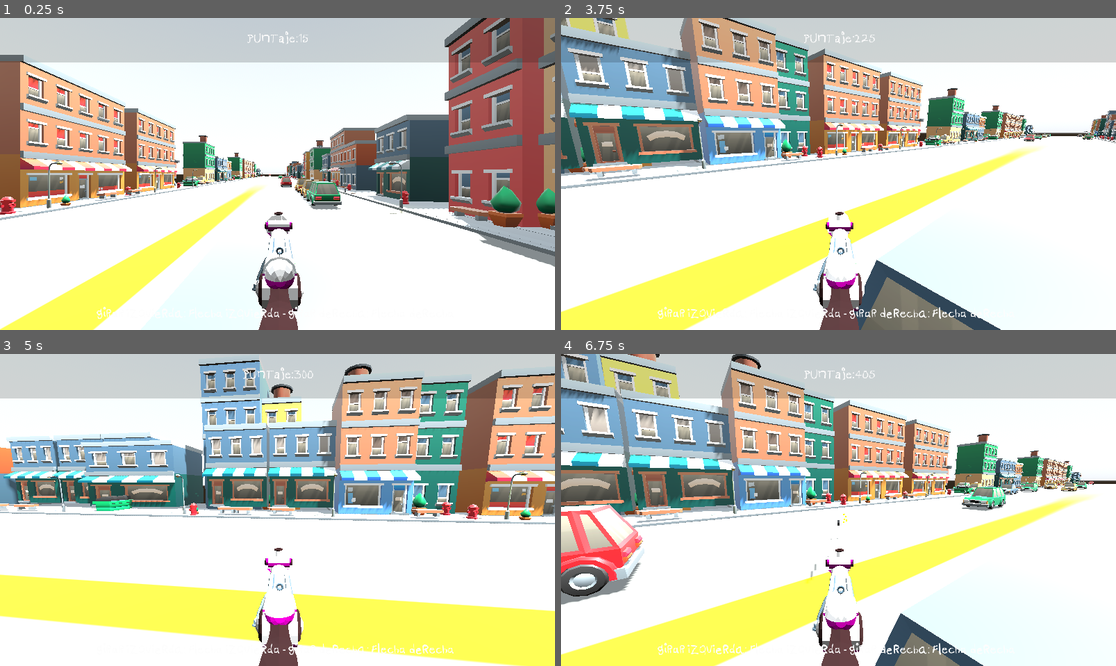
Above: before the commit, frames 1-4 (two rows, left to right).
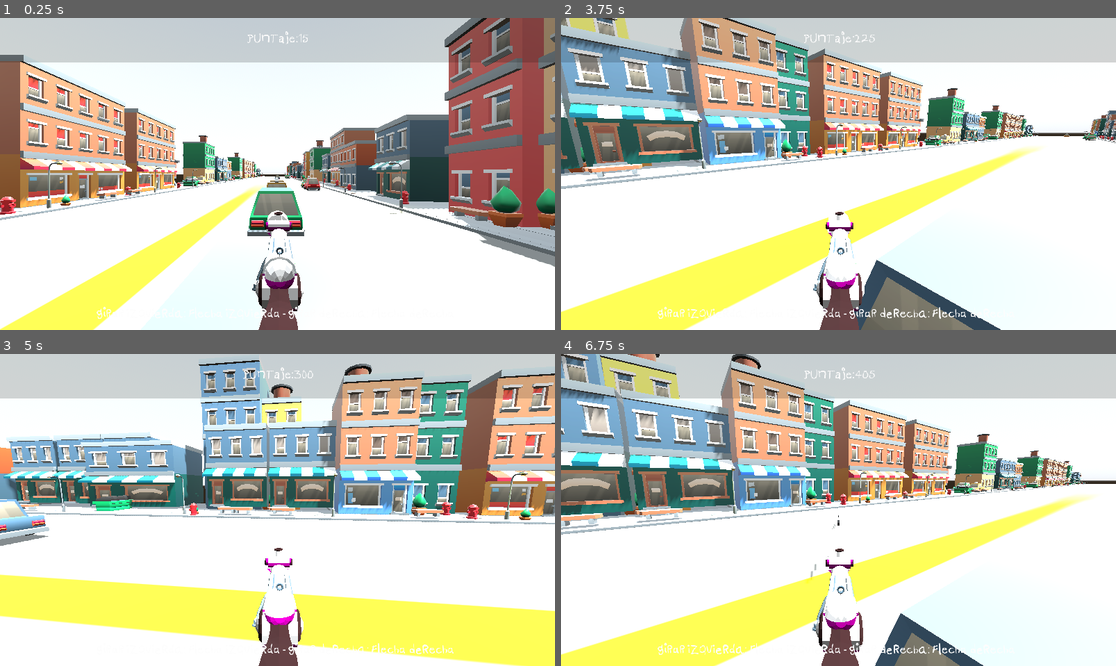
Above: after the commit, the same moments.

Repository: franciscoenriq/Panhales-en-Fuga
Game: Godot game, scene res://scenes/Volante/new_volante.tscn
Two runs of this game, one before a commit and one after it. Both use one fixed random seed, a clock stepped at 60 frames per second and the inputs below. This scene is started directly instead of the project's main scene. A sky picture missing from this copy of the repository is replaced by a grey-blue gradient.
Inputs (mouse positions are in pixels of both pictures, inside the frame that each line leads up to):
- Up to frame 1 (0.25 s): no input
- Up to frame 2 (3.75 s): move the mouse to (960, 158) at 0.52 s; press the mouse at (960, 158) at 0.53 s; hold L (p_right) 0.53-1.28 s; tap M (p_jump) at 0.77, 1.52, 3.02 s; move the mouse to (810, 174) at 1.27 s; release the mouse at (810, 174) at 1.28 s; hold W (forward) from 1.28 s (still down); tap X (clutch) at 1.35 s; click (810, 174) at 1.55 s; tap Enter at 2 s; move the mouse to (849, 167) at 2.02 s; hold A (gas) 2.03-2.78 s; click (849, 167) at 2.3 s; move the mouse to (832, 180) at 2.77 s; click (832, 180) at 2.85 s; move the mouse to (877, 177) at 3.52 s; hold F (test) from 3.53 s (still down)
- Up to frame 3 (5 s): keep holding W (forward); tap M (p_jump) at 3.77, 4.52 s; click (316, 513) at 3.8 s; move the mouse to (233, 506) at 4.27 s; release F (test) at 4.28 s; click (233, 506) at 4.35 s
- Up to frame 4 (6.75 s): move the mouse to (844, 510) at 5.02 s; hold X (clutch) 5.03-5.78 s; click (844, 510) at 5.3 s; move the mouse to (816, 503) at 5.77 s; release W (forward) at 5.78 s; hold L (p_right) 5.78-6.53 s; tap A (gas) at 5.85 s; tap M (p_jump) at 6.02 s; click (816, 503) at 6.05 s; move the mouse to (866, 510) at 6.52 s; press the mouse at (866, 510) at 6.53 s; hold W (forward) from 6.53 s (still down)

The runs differ from the first frame. In frame 1, 1.7% of the frame differs, in the area x 44-62%, y 50-70%; in frame 2, 0.1%; in frame 3, 0.8%; in frame 4, 4.1%, in the area x 0-96%, y 40-81%.

Commit message:
LAST UPDATE YUJUUUUU

Diff:
--- a/project.godot
+++ b/project.godot
@@ -12,7 +12,7 @@
 
 config/name="Jueguito Cc 5409"
 run/main_scene="res://scenes/Inicio/main_menu.tscn"
-config/features=PackedStringArray("4.1", "GL Compatibility")
+config/features=PackedStringArray("4.2", "GL Compatibility")
 config/icon="res://Assets/icon.svg"
 
 [autoload]
--- a/scenes/Inicio/main_menu.tscn
+++ b/scenes/Inicio/main_menu.tscn
@@ -1,7 +1,7 @@
 [gd_scene load_steps=4 format=3 uid="uid://c2aru1tvsijjl"]
 
 [ext_resource type="Texture2D" uid="uid://brtoi08102wo1" path="res://resources/Pictures/DALLE_2023-09-04_20.57.33_-_babies_driving_a_car_on_fire_digital_art.png" id="1_8o0eg"]
-[ext_resource type="Script" path="res://scripts/Mainmenu.gd" id="2_seneg"]
+[ext_resource type="Script" path="res://scripts/mainmenu.gd" id="2_seneg"]
 [ext_resource type="Theme" uid="uid://bava10k3vd6b1" path="res://resources/themes/main_menu.tres" id="3_fte0h"]
 
 [node name="MainMenu" type="Control"]
--- a/scenes/Shooter/Bullet.tscn
+++ b/scenes/Shooter/Bullet.tscn
@@ -1,6 +1,6 @@
 [gd_scene load_steps=8 format=3 uid="uid://dymyqu5bm2qvp"]
 
-[ext_resource type="Script" path="res://scenes/Shooter/Bullet.gd" id="1_ffwit"]
+[ext_resource type="Script" path="res://scenes/Shooter/bullet.gd" id="1_ffwit"]
 
 [sub_resource type="BoxMesh" id="BoxMesh_rkays"]
 size = Vector3(0.05, 0.05, 1)
--- a/scenes/Shooter/shooterPlayer.tscn
+++ b/scenes/Shooter/shooterPlayer.tscn
@@ -1,6 +1,6 @@
 [gd_scene load_steps=3 format=3 uid="uid://q1t0hrd8lpt5"]
 
-[ext_resource type="Script" path="res://scenes/Shooter/shooterPlayer.gd" id="1_3oto8"]
+[ext_resource type="Script" path="res://scenes/Shooter/shooterplayer.gd" id="1_3oto8"]
 [ext_resource type="PackedScene" uid="uid://bvatws8xp3j43" path="res://scenes/Shooter/rifle.tscn" id="2_k0rpt"]
 
 [node name="Player" type="CharacterBody3D"]
--- a/scenes/Shooter/word.tscn
+++ b/scenes/Shooter/word.tscn
@@ -1,6 +1,6 @@
 [gd_scene load_steps=5 format=3 uid="uid://b4qpwfwjm458o"]
 
-[ext_resource type="PackedScene" uid="uid://q1t0hrd8lpt5" path="res://scenes/Shooter/shooterPlayer.tscn" id="1_32bam"]
+[ext_resource type="PackedScene" uid="uid://q1t0hrd8lpt5" path="res://scenes/Shooter/shooterplayer.tscn" id="1_32bam"]
 
 [sub_resource type="ProceduralSkyMaterial" id="ProceduralSkyMaterial_v2de0"]
 sky_horizon_color = Color(0.64625, 0.65575, 0.67075, 1)
--- a/scenes/Volante/new_volante.tscn
+++ b/scenes/Volante/new_volante.tscn
@@ -1,7 +1,7 @@
 [gd_scene load_steps=15 format=3 uid="uid://bv5x47g72yeou"]
 
 [ext_resource type="Texture2D" uid="uid://clnq68ag802k4" path="res://Assets/KayKit_City_Builder_Bits_1.0_FREE/BlueSkySkybox.png" id="1_vo1pk"]
-[ext_resource type="PackedScene" uid="uid://fk4aefrfp3pv" path="res://scripts/TerrainController.tscn" id="3_5y2k5"]
+[ext_resource type="PackedScene" uid="uid://fk4aefrfp3pv" path="res://scripts/terraincontroller.tscn" id="3_5y2k5"]
 [ext_resource type="PackedScene" uid="uid://b03fwjrmf1jpd" path="res://scenes/Volante/messageBar.tscn" id="4_i5ci0"]
 [ext_resource type="PackedScene" uid="uid://ggu1ki64l4vq" path="res://terrain_blocks/terrain_0.tscn" id="5_s4a7t"]
 [ext_resource type="Script" path="res://scripts/car_generator.gd" id="6_a7of1"]
--- a/scripts/car_npc.gd
+++ b/scripts/car_npc.gd
@@ -34,7 +34,7 @@
 
 
 # Called every frame. 'delta' is the elapsed time since the previous frame.
-func _process(delta):
+func _physics_process(delta):
 	var npc_speed
 	var objetivo
 	var new_position
